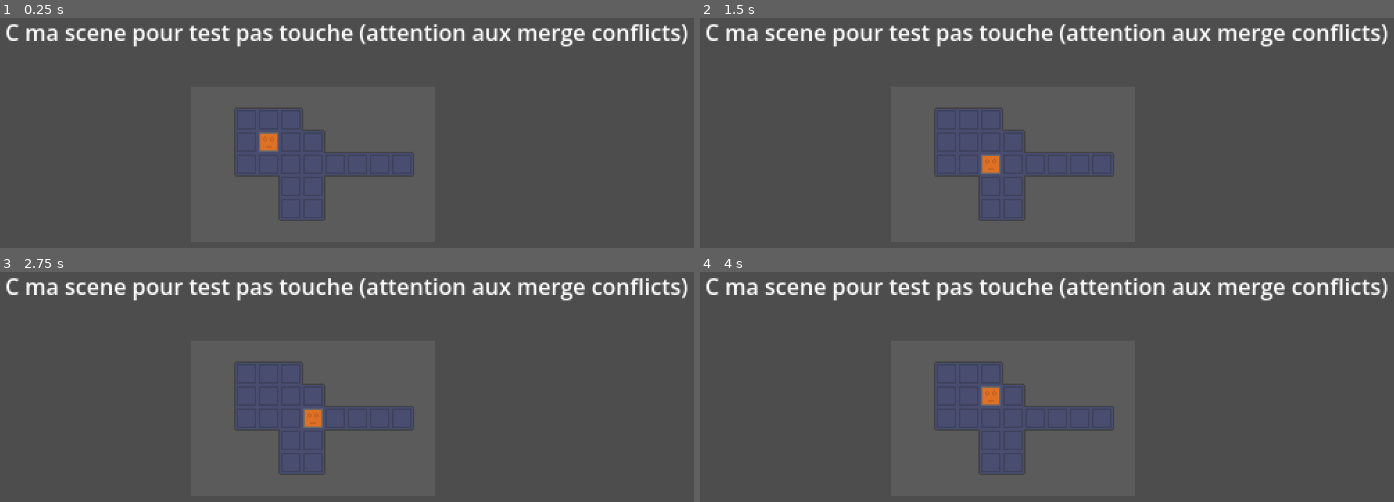
Above: before the commit, frames 1-4 (two rows, left to right).
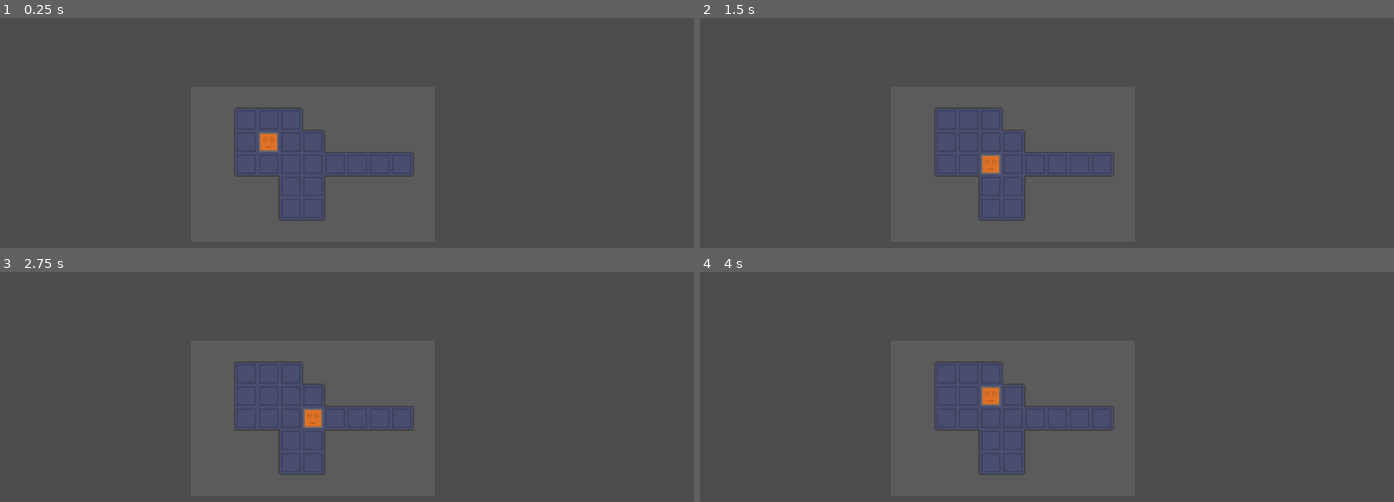
Above: after the commit, the same moments.

Repository: Crizomb/TrucMhajong
Game: Godot game, scene res://scenes/main_arthur.tscn
The game is run twice, just before and just after one commit, with the same random seed, the same clock (stepped at 60 frames per second) and the same inputs. This scene is started directly instead of the project's main scene.
Inputs:
- Up to frame 1 (0.25 s): no input
- Up to frame 2 (1.5 s): tap Enter at 0.5 s; hold D (Right) 0.53-1.28 s; tap K (MaSuperActionDeTest) at 0.6 s; tap Space at 1.25 s; hold S (Down) from 1.28 s (still down); tap Shift (ToggleCrouch) at 1.35 s
- Up to frame 3 (2.75 s): tap Enter at 2 s; release S (Down) at 2.03 s; hold D (Right) from 2.03 s (still down); tap K (MaSuperActionDeTest) at 2.1 s
- Up to frame 4 (4 s): tap Space at 2.75 s; release D (Right) at 2.78 s; hold W (Up) 2.78-3.53 s; tap Shift (ToggleCrouch) at 2.85 s; tap Enter at 3.5 s; hold A (Left) from 3.53 s (still down); tap K (MaSuperActionDeTest) at 3.6 s

The runs differ from the first frame. In frame 1, 3.4% of the frame differs, in the area x 0-100%, y 2-13%; in frame 2, 3.4%; in frame 3, 3.4%; in frame 4, 3.4%.

Commit message:
Naration

Diff:
--- /dev/null
+++ b/entities/naration/label.gd
@@ -0,0 +1,31 @@
+extends Label
+
+@onready var audio_template : AudioStreamPlayer2D = $template
+
+
+@onready var naration_dict : Dictionary[Global.DeathReason, Array] = {
+	Global.DeathReason.UNKNOWN : ["Tu es mort de cause inconnue...", audio_template],
+	Global.DeathReason.TWENTY_FIVE_MOVEMENTS : ["Tu bouges trop...", audio_template],
+}
+
+# Called when the node enters the scene tree for the first time.
+func _ready() -> void:
+	text = ""
+	visible = false
+	Global.naration_label.connect(_on_naration_label)
+
+
+# Called every frame. 'delta' is the elapsed time since the previous frame.
+@warning_ignore("unused_parameter")
+func _process(delta: float) -> void:
+	pass
+
+func _on_naration_label(t : Global.DeathReason):
+	var metadata = naration_dict.get(t, naration_dict[Global.DeathReason.UNKNOWN])
+	text = metadata[0]
+	print(metadata)
+	var audio = metadata[1]
+	if audio:
+		audio.play()
+	else:
+		print("No audio for this death")
--- /dev/null
+++ b/entities/naration/naration.tscn
@@ -0,0 +1,22 @@
+[gd_scene format=3 uid="uid://bef70jq2kewgg"]
+
+[ext_resource type="Script" uid="uid://he57fleedmfc" path="res://entities/naration/label.gd" id="1_h2h6e"]
+[ext_resource type="AudioStream" uid="uid://c5xr7433fwepw" path="res://sound_music/naration/template.wav" id="2_rufhj"]
+
+[node name="Naration" type="Control" unique_id=740026850]
+layout_mode = 3
+anchors_preset = 15
+anchor_right = 1.0
+anchor_bottom = 1.0
+grow_horizontal = 2
+grow_vertical = 2
+
+[node name="Label" type="Label" parent="." unique_id=2085116337]
+layout_mode = 0
+offset_right = 170.0
+offset_bottom = 23.0
+text = "Naration label"
+script = ExtResource("1_h2h6e")
+
+[node name="template" type="AudioStreamPlayer2D" parent="Label" unique_id=462565774]
+stream = ExtResource("2_rufhj")
--- a/global.gd
+++ b/global.gd
@@ -4,6 +4,7 @@
 # Accessible via : Globals.
 
 # Exemples variable globale
+signal naration_label;
 
 var current_level : int = 0
 var last_direction : Direction = Direction.NONE
@@ -40,6 +41,7 @@
 enum Direction {LEFT, RIGHT, UP, DOWN, NONE};
 
 enum DeathReason {
+	UNKNOWN,
 	FIVE_MOVEMENTS_SAME_DIRECTION,
 	TWENTY_FIVE_MOVEMENTS
 };
@@ -66,6 +68,7 @@
 
 func _on_kill_player(reason : DeathReason):
 	print("Le joueur est mort : " + str(reason))
+	naration_label.emit(reason)
 	init_player_state()
 	kill_counter += 1
 
--- a/scenes/main_arthur.tscn
+++ b/scenes/main_arthur.tscn
@@ -1,7 +1,6 @@
 [gd_scene format=4 uid="uid://cgv7csb1tlbpq"]
 
-[ext_resource type="PackedScene" uid="uid://bx64p8jsj1aww" path="res://entities/super_label_moche_test/label_moche.tscn" id="1_tyyre"]
-[ext_resource type="Script" uid="uid://cjm06b37x108q" path="res://entities/super_label_moche_test/label_moche.gd" id="2_t2wtg"]
+[ext_resource type="PackedScene" uid="uid://bef70jq2kewgg" path="res://entities/naration/naration.tscn" id="1_tyyre"]
 [ext_resource type="Texture2D" uid="uid://g2ahhi7vg2p0" path="res://entities/tilemap/tilemap_map_moche/tile_timeloop_thing-Sheet.png" id="3_4d61c"]
 [ext_resource type="PackedScene" uid="uid://bbbkrl5xihend" path="res://entities/player/player.tscn" id="4_v5alf"]
 [ext_resource type="AudioStream" uid="uid://7nv4kg6q7csg" path="res://sound_music/sfx/sfx_movement.mp3" id="5_t2wtg"]
@@ -48,12 +47,11 @@
 
 [node name="Node2D" type="Node2D" unique_id=1947861403]
 
-[node name="Label" parent="." unique_id=793450889 instance=ExtResource("1_tyyre")]
-offset_left = -262.0
-offset_top = -131.0
-offset_right = 231.0
-offset_bottom = -108.0
-script = ExtResource("2_t2wtg")
+[node name="Naration" parent="." unique_id=740026850 instance=ExtResource("1_tyyre")]
+offset_left = -101.0
+offset_top = 36.0
+offset_right = -101.0
+offset_bottom = 36.0
 
 [node name="TileMapLayer" type="TileMapLayer" parent="." unique_id=268940723]
 tile_map_data = PackedByteArray("AAD///3/AQABAAIAAAAAAP3/AQABAAIAAAABAP3/AQABAAIAAAD+////AQAAAAAAAAD/////AQABAAAAAAAAAP …(1152 unchanged characters)…
Not shown, added: entities/naration/label.gd.uid
Not shown, added: sound_music/naration/template.wav.import
Not shown, added: sound_music/naration/template.wav
